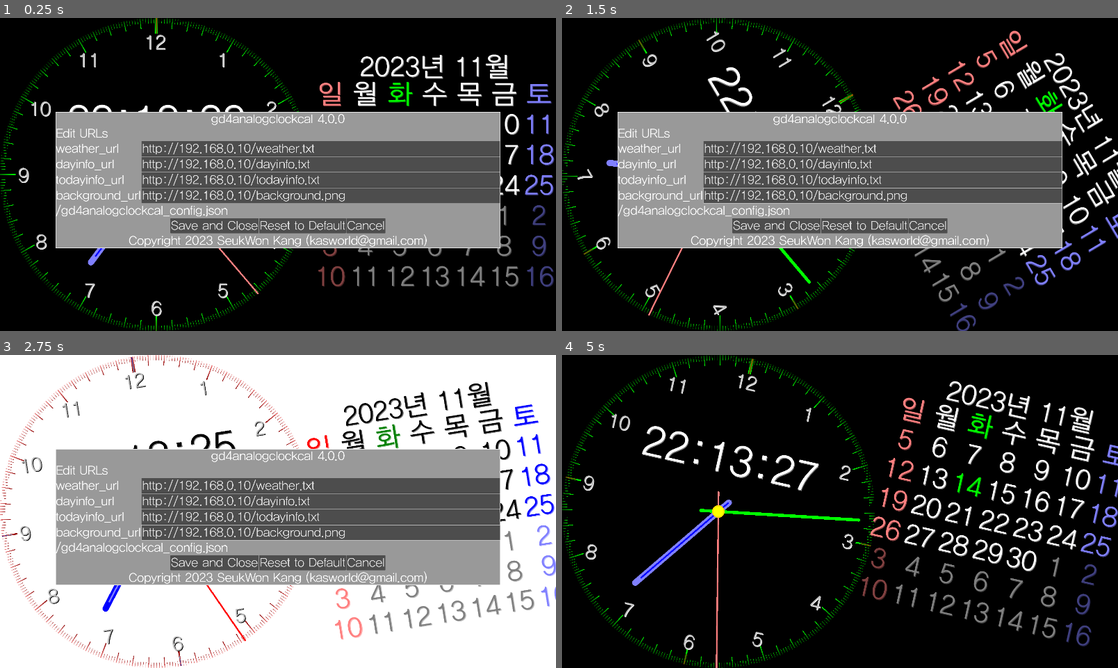
Above: before the commit, frames 1-4 (two rows, left to right).
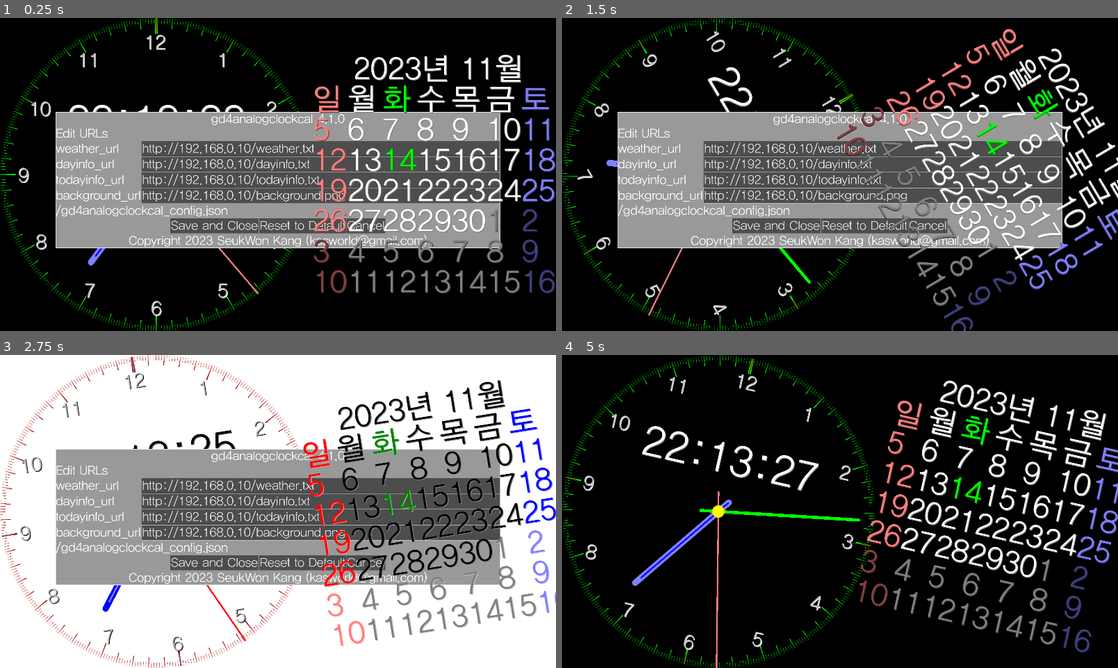
Above: after the commit, the same moments.

Repository: kasworld/gd4analogclockcal
Game: Godot game, scene res://main.tscn
Same seed, same stepped clock (60 frames per second), same inputs: the game is played once before the commit and once after it.
Inputs (mouse positions are in pixels of both pictures, inside the frame that each line leads up to):
- Up to frame 1 (0.25 s): no input
- Up to frame 2 (1.5 s): tap Enter at 0.5, 0.6, 1.35 s; move the mouse to (962, 158) at 0.52 s; click (962, 158) at 0.67 s; move the mouse to (728, 190) at 1.27 s; click (728, 190) at 1.42 s
- Up to frame 3 (2.75 s): move the mouse to (333, 442) at 2.02 s; tap Enter at 2.1 s; click (333, 442) at 2.17 s
- Up to frame 4 (5 s): move the mouse to (812, 574) at 2.77 s; tap Enter at 2.85, 3.6, 4.35 s; click (812, 574) at 2.92 s; move the mouse to (1006, 558) at 3.52 s; click (1006, 558) at 3.67 s; move the mouse to (673, 464) at 4.27 s; click (673, 464) at 4.42 s

The runs differ from the first frame. In frame 1, 9.1% of the frame differs, in the area x 56-100%, y 11-88%; in frame 2, 8.8%; in frame 3, 9.2%; in frame 4, 11%, in the area x 53-100%, y 8-96%.
Error in both runs: Attempt to call function 'store_line' in base 'null instance' on a null instance. (res://global/config.gd:13)

Commit message:
remove sectcalendar, update calendar

Diff:
--- a/calendar/calendar.gd
+++ b/calendar/calendar.gd
@@ -1,35 +1,51 @@
 extends Node2D
 
+# 1+7x7 : year+month, weekdayname, 6 weeek
 var calendar_labels = []
 
-func init(rt :Rect2)->void:
-	$GridCalendar.size = rt.size
-	$GridCalendar.position = rt.position
-
-	init_calendar_labels(rt.size.y/8)
+func init(csize :Vector2)->void:
+	init_calendar_labels(csize)
 	update_calendar()
 
 func update_color()->void:
-	for i in range(7): # week title + 6 week
+	var co = Global2d.colors.datelabel
+	Global2d.set_label_color(calendar_labels[0], co, Global2d.make_shadow_color(co))
+
+	for i in range(1,8): # week title + 6 week
 		for j in Global2d.weekdaystring.size():
-			var co = Global2d.colors.weekday[j]
+			co = Global2d.colors.weekday[j]
 			Global2d.set_label_color(calendar_labels[i][j], co, Global2d.make_shadow_color(co))
 	update_calendar()
 
-func init_calendar_labels(font_size :float)->void:
+func init_calendar_labels( csize :Vector2)->void:
+	var fw = csize.x/7
+	var fh = csize.y/8
+
+	# date label
+	var lb = Label.new()
+	lb.text = "0000년00월"
+	lb.horizontal_alignment = HorizontalAlignment.HORIZONTAL_ALIGNMENT_CENTER
+	lb.vertical_alignment = VerticalAlignment.VERTICAL_ALIGNMENT_CENTER
+	var co = Global2d.colors.datelabel
+	lb.label_settings = Global2d.make_label_setting(fh, co, Global2d.make_shadow_color(co))
+	lb.position = Vector2(-csize.x/3,-csize.y/2)
+	calendar_labels.append(lb)
+	add_child(lb)
+
 	# prepare calendar
-	for _i in range(7): # week title + 6 week
+	for i in range(1,8): # week title + 6 week
 		var ln = []
 		for j in Global2d.weekdaystring.size():
-			var lb = Label.new()
+			lb = Label.new()
 			lb.text = Global2d.weekdaystring[j]
-			lb.size_flags_horizontal = Control.SIZE_EXPAND_FILL
+			#lb.size_flags_horizontal = Control.SIZE_EXPAND_FILL
 			lb.horizontal_alignment = HorizontalAlignment.HORIZONTAL_ALIGNMENT_CENTER
 			lb.vertical_alignment = VerticalAlignment.VERTICAL_ALIGNMENT_CENTER
-			var co = Global2d.colors.weekday[j]
-			lb.label_settings = Global2d.make_label_setting(font_size, co, Global2d.make_shadow_color(co))
-			$GridCalendar.add_child(lb)
+			co = Global2d.colors.weekday[j]
+			lb.label_settings = Global2d.make_label_setting(fh, co, Global2d.make_shadow_color(co))
+			lb.position = Vector2(fw*j,fh*i) - csize/2
 			ln.append(lb)
+			add_child(lb)
 		calendar_labels.append(ln)
 
 func update_calendar()->void:
@@ -38,17 +54,19 @@
 	var today_dict = Time.get_date_dict_from_unix_time(today)
 	var day_index = today - (7 + today_dict["weekday"] )*24*60*60 #datetime.timedelta(days=(-today.weekday() - 7))
 
+	calendar_labels[0].text = "%4d년 %2d월" % [today_dict["year"] , today_dict["month"]]
+
 	for wd in range(7):
-		var curLabel = calendar_labels[0][wd]
+		var curLabel = calendar_labels[1][wd]
 		var co = Global2d.colors.weekday[wd]
 		if wd == today_dict["weekday"] :
 			co = Global2d.colors.today
 		Global2d.set_label_color(curLabel, co, Global2d.make_shadow_color(co))
 
-	for week in range(6):
+	for week in range(2,8):
 		for wd in range(7):
 			var day_index_dict = Time.get_date_dict_from_unix_time(day_index)
-			var curLabel = calendar_labels[week+1][wd]
+			var curLabel = calendar_labels[week][wd]
 			curLabel.text = "%d" % day_index_dict["day"]
 			var co = Global2d.colors.weekday[wd]
 			if day_index_dict["month"] != today_dict["month"]:
--- a/calendar/calendar.tscn
+++ b/calendar/calendar.tscn
@@ -5,9 +5,6 @@
 [node name="Calendar" type="Node2D"]
 script = ExtResource("1_hng2e")
 
-[node name="GridCalendar" type="GridContainer" parent="."]
-columns = 7
-
 [node name="Timer" type="Timer" parent="."]
 autostart = true
 
--- a/main.gd
+++ b/main.gd
@@ -13,7 +13,7 @@
 	]
 
 var config = {
-	"version" : "gd4analogclockcal 4.0.0",
+	"version" : "gd4analogclockcal 4.1.0",
 	"weather_url" : "http://192.168.0.10/weather.txt",
 	"dayinfo_url" : "http://192.168.0.10/dayinfo.txt",
 	"todayinfo_url" : "http://192.168.0.10/todayinfo.txt",
@@ -35,10 +35,10 @@
 	var calw = vp_rect.size.x-vp_rect.size.y
 	if calw > vp_rect.size.x /2 :
 		calw = vp_rect.size.y
-	$SectCalendar.init( Rect2(-calw/2, -calw/2, calw, calw) )
+	$Calendar.init( Vector2( calw, calw) )
 	calendar_pos_list.append(Vector2(vp_rect.size.x-calw/2, vp_rect.size.y/2 ))
 	calendar_pos_list.append(Vector2(calw/2, vp_rect.size.y/2 ))
-	$SectCalendar.position = calendar_pos_list[0]
+	$Calendar.position = calendar_pos_list[0]
 
 	var co :Color
 	$SectAnalogClock.init( Rect2(-vp_rect.size.y/2,-vp_rect.size.y/2,vp_rect.size.y,vp_rect.size.y) )
@@ -53,7 +53,7 @@
 	init_request_dict()
 
 func reset_pos()->void:
-	$SectCalendar.position = calendar_pos_list[0]
+	$Calendar.position = calendar_pos_list[0]
 	$SectAnalogClock.position = analogclock_pos_list[0]
 	$AniMove2D.stop()
 
@@ -68,10 +68,10 @@
 	var ms = $AniMove2D.get_ms()
 	match $AniMove2D.state%2:
 		0:
-			$AniMove2D.move_by_ms($SectCalendar, calendar_pos_list[0], calendar_pos_list[1], ms)
+			$AniMove2D.move_by_ms($Calendar, calendar_pos_list[0], calendar_pos_list[1], ms)
 			$AniMove2D.move_by_ms($SectAnalogClock, analogclock_pos_list[0], analogclock_pos_list[1], ms)
 		1:
-			$AniMove2D.move_by_ms($SectCalendar, calendar_pos_list[1], calendar_pos_list[0], ms)
+			$AniMove2D.move_by_ms($Calendar, calendar_pos_list[1], calendar_pos_list[0], ms)
 			$AniMove2D.move_by_ms($SectAnalogClock, analogclock_pos_list[1], analogclock_pos_list[0], ms)
 		_:
 			print_debug("invalid state", $AniMove2D.state)
@@ -104,7 +104,7 @@
 
 func rotate_all(rad :float):
 	$SectAnalogClock.rotation = rad
-	$SectCalendar.rotation = rad
+	$Calendar.rotation = rad
 
 # esc to exit
 func _unhandled_input(event: InputEvent) -> void:
@@ -172,12 +172,12 @@
 		Global2d.set_dark_mode(false)
 
 func update_color()->void:
-	$SectCalendar.update_color()
+	$Calendar.update_color()
 	$SectAnalogClock.update_color()
 
 func update_color_with_mode(darkmode :bool)->void:
 	Global2d.set_dark_mode(darkmode)
-	$SectCalendar.update_color()
+	$Calendar.update_color()
 	$SectAnalogClock.update_color()
 
 # change dark mode by time
--- a/main.tscn
+++ b/main.tscn
@@ -2,7 +2,7 @@
 
 [ext_resource type="Script" path="res://main.gd" id="1_q4spd"]
 [ext_resource type="PackedScene" uid="uid://dctr260o2g2x7" path="res://sect_analog_clock/sect_analog_clock.tscn" id="2_sgkgi"]
-[ext_resource type="PackedScene" uid="uid://dl1x7ofp7wto2" path="res://sect_calendar/sect_calendar.tscn" id="5_7bnet"]
+[ext_resource type="PackedScene" uid="uid://b1m11n5rm2gh7" path="res://calendar/calendar.tscn" id="5_3yc3x"]
 [ext_resource type="PackedScene" uid="uid://bf1vkxi8i0lm1" path="res://ani_move_2d/ani_move_2d.tscn" id="6_8hgi2"]
 [ext_resource type="PackedScene" uid="uid://btysv8q6rp8ku" path="res://panel_option/panel_option.tscn" id="6_wscdf"]
 
@@ -13,8 +13,6 @@
 z_index = -1
 
 [node name="SectAnalogClock" parent="." instance=ExtResource("2_sgkgi")]
-
-[node name="SectCalendar" parent="." instance=ExtResource("5_7bnet")]
 
 [node name="TimerDayNight" type="Timer" parent="."]
 autostart = true
@@ -28,5 +26,7 @@
 one_shot = true
 autostart = true
 
+[node name="Calendar" parent="." instance=ExtResource("5_3yc3x")]
+
 [connection signal="timeout" from="TimerDayNight" to="." method="_on_timer_day_night_timeout"]
 [connection signal="timeout" from="AutoHideOptionPanel" to="." method="_on_auto_hide_option_panel_timeout"]
--- a/sect_calendar/sect_calendar.gd
+++ /dev/null
@@ -1,29 +0,0 @@
-extends Node2D
-
-func init(rt :Rect2)->void:
-	$VBoxContainer.size = rt.size
-	$VBoxContainer.position = rt.position
-
-	var co = Global2d.colors.datelabel
-	$VBoxContainer/LabelDate.label_settings = Global2d.make_label_setting(rt.size.y/9, co, Global2d.make_shadow_color(co))
-
-	$VBoxContainer/Calendar.init(Rect2(Vector2(0,rt.size.y/9), Vector2(rt.size.x, rt.size.y-rt.size.y/9) ) )
-
-	_on_timer_timeout()
-
-func update_color()->void:
-	var co = Global2d.colors.datelabel
-	Global2d.set_label_color($VBoxContainer/LabelDate, co, Global2d.make_shadow_color(co))
-
-	$VBoxContainer/Calendar.update_color()
-
-var old_time_dict = {"day":0} # datetime dict
-func _on_timer_timeout() -> void:
-	var time_now_dict = Time.get_datetime_dict_from_system()
-
-	# date changed, update datelabel, calendar
-	if old_time_dict["day"] != time_now_dict["day"]:
-		old_time_dict = time_now_dict
-		$VBoxContainer/LabelDate.text = "%4d년 %2d월" % [
-			time_now_dict["year"] , time_now_dict["month"]
-			]
--- a/sect_calendar/sect_calendar.tscn
+++ /dev/null
@@ -1,23 +0,0 @@
-[gd_scene load_steps=3 format=3 uid="uid://dl1x7ofp7wto2"]
-
-[ext_resource type="Script" path="res://sect_calendar/sect_calendar.gd" id="1_gm1gq"]
-[ext_resource type="PackedScene" uid="uid://b1m11n5rm2gh7" path="res://calendar/calendar.tscn" id="1_gucbb"]
-
-[node name="DateCalendar" type="Node2D"]
-script = ExtResource("1_gm1gq")
-
-[node name="VBoxContainer" type="VBoxContainer" parent="."]
-offset_right = 40.0
-offset_bottom = 40.0
-
-[node name="LabelDate" type="Label" parent="VBoxContainer"]
-layout_mode = 2
-text = "00월 00일"
-horizontal_alignment = 1
-
-[node name="Calendar" parent="VBoxContainer" instance=ExtResource("1_gucbb")]
-
-[node name="Timer" type="Timer" parent="."]
-autostart = true
-
-[connection signal="timeout" from="Timer" to="." method="_on_timer_timeout"]
